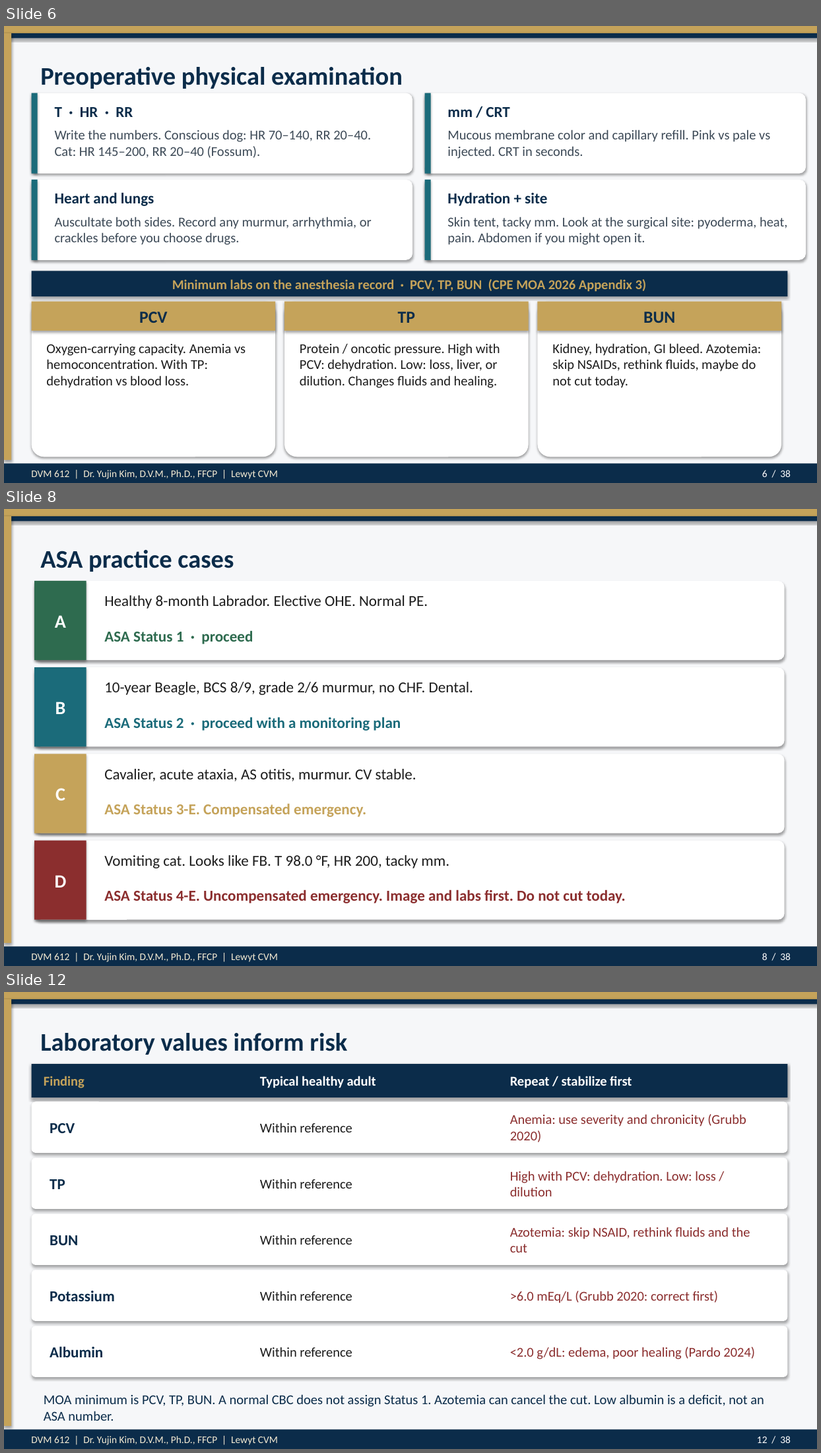
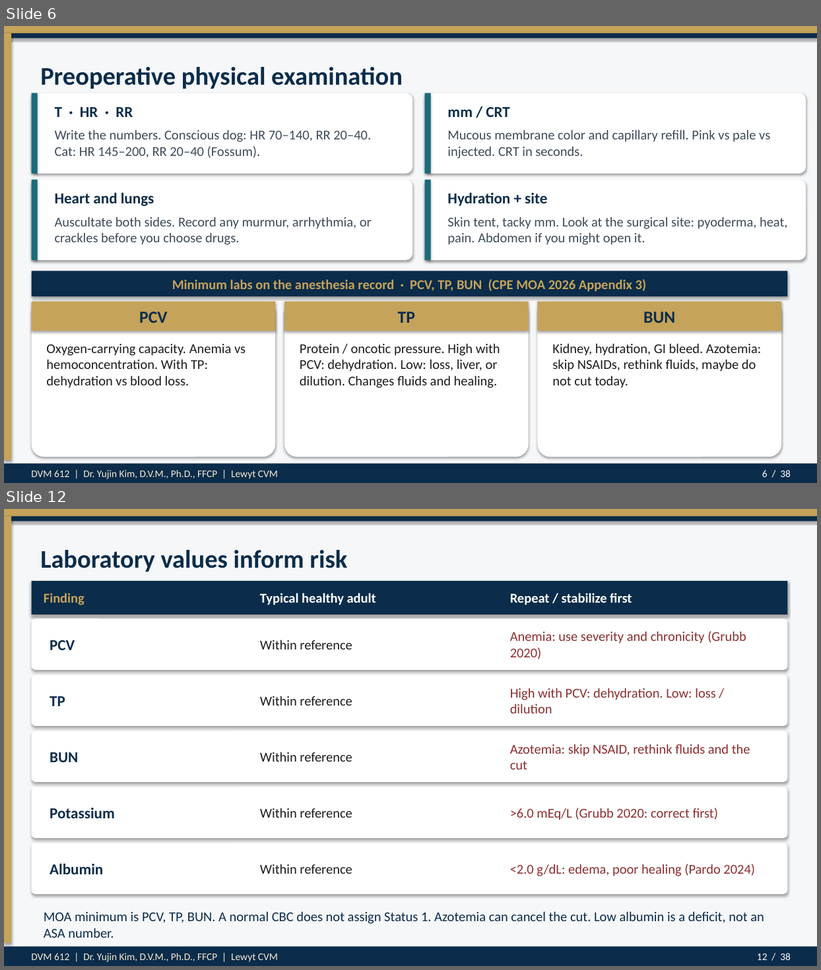
Before and after one commit to drkimvet/happycare, a slide deck: lectures/DVM-612_Week4_Preop_PatientPrep_Postop.pptx. Shown one above the other, each under a label of ours: slides 6, 8 and 12 before the commit, slides 6 and 12 after it; the slides between them are not shown. The pictures are 821x1453 and 821x970 pixels, drawn with LibreOffice and Linux fonts; fonts in the diff are those of the drawing. Boxes give left, top, right and bottom in pixels: in the first picture for what was removed or moved away, otherwise in the second. Text is boxed around its words. In the diff, an @@ line names an element or a change of style, - is before the commit and + after.

```diff
--- a/lectures/DVM-612_Week4_Preop_PatientPrep_Postop.pptx
+++ b/lectures/DVM-612_Week4_Preop_PatientPrep_Postop.pptx
@@ slide 8 removed at bbox=[4, 509, 817, 966], background #FFFFFF @@
@@ rectangle removed at bbox=[4, 509, 817, 966] @@
@@ rectangle removed at bbox=[4, 509, 817, 516] @@
@@ rectangle removed at bbox=[4, 516, 817, 521] @@
@@ rectangle removed at bbox=[4, 516, 11, 943] @@
@@ text removed at bbox=[40, 550, 234, 572] @@
-ASA practice cases
@@ rounded rectangle removed at bbox=[34, 581, 785, 660] @@
@@ rectangle removed at bbox=[34, 581, 86, 660] @@
@@ text removed at bbox=[104, 595, 428, 609] @@
-Healthy 8-month Labrador. Elective OHE. Normal PE.
@@ text removed at bbox=[55, 615, 66, 628] @@
-A
@@ text removed at bbox=[104, 630, 253, 644] @@
-ASA Status 1 · proceed
@@ rounded rectangle removed at bbox=[34, 667, 785, 747] @@
@@ rectangle removed at bbox=[34, 667, 86, 747] @@
@@ text removed at bbox=[104, 682, 473, 695] @@
-10-year Beagle, BCS 8/9, grade 2/6 murmur, no CHF. Dental.
@@ text removed at bbox=[55, 702, 66, 714] @@
-B
@@ text removed at bbox=[104, 717, 401, 731] @@
-ASA Status 2 · proceed with a monitoring plan
@@ rounded rectangle removed at bbox=[34, 755, 785, 834] @@
@@ rectangle removed at bbox=[34, 755, 86, 834] @@
@@ text removed at bbox=[104, 769, 416, 782] @@
-Cavalier, acute ataxia, AS otitis, murmur. CV stable.
@@ text removed at bbox=[55, 788, 65, 801] @@
-C
@@ text removed at bbox=[104, 804, 366, 817] @@
-ASA Status 3-E. Compensated emergency.
@@ rounded rectangle removed at bbox=[34, 841, 785, 920] @@
@@ rectangle removed at bbox=[34, 841, 86, 920] @@
@@ text removed at bbox=[104, 855, 450, 869] @@
-Vomiting cat. Looks like FB. T 98.0 °F, HR 200, tacky mm.
@@ text removed at bbox=[55, 875, 67, 888] @@
-D
@@ text removed at bbox=[104, 890, 626, 904] @@
-ASA Status 4-E. Uncompensated emergency. Image and labs first. Do not cut today.
@@ rectangle removed at bbox=[4, 947, 817, 966] @@
@@ text removed at bbox=[31, 953, 278, 962] @@
-DVM 612 | Dr. Yujin Kim, D.V.M., Ph.D., FFCP | Lewyt CVM
@@ text removed at bbox=[762, 953, 791, 960] @@
-8 / 38
```
Also in this commit, not shown: 7 slides changed, 1 slide added, 4 other files.
